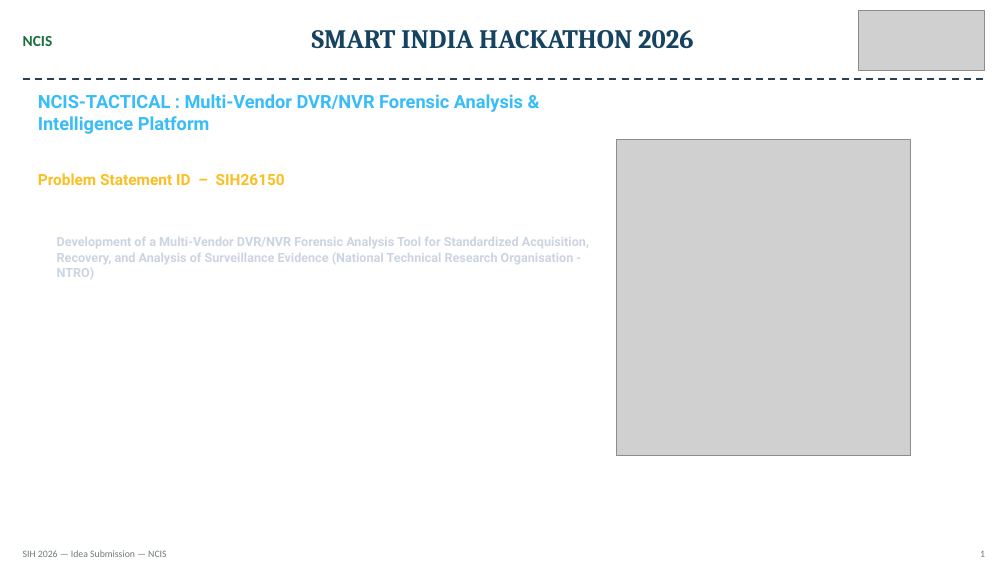
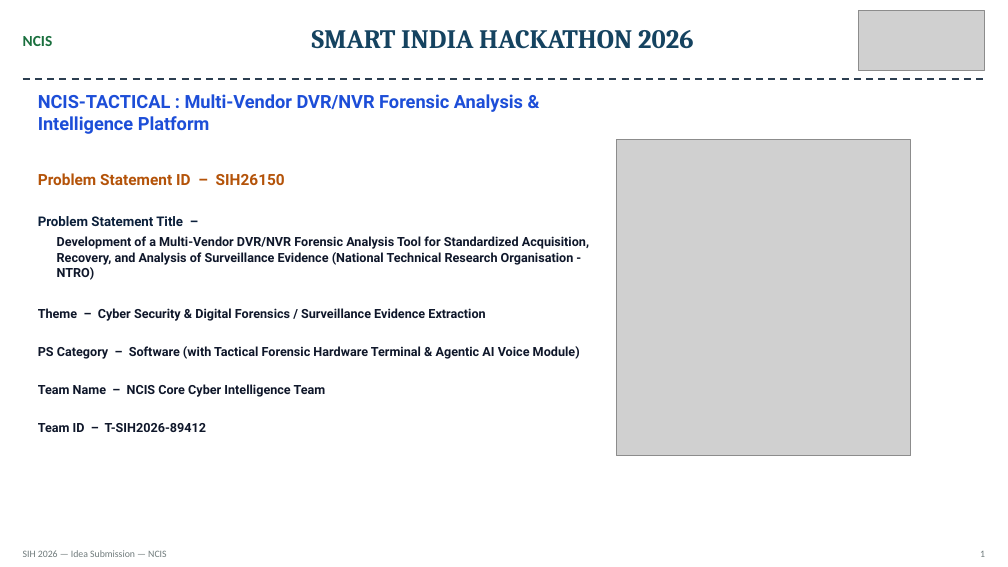
Before and after one commit to muhammedmaahir68-droid/cyber-kit, a slide deck: slide 1 of frontend/public/SIH_Ideate_Template_AAROHAN-X.pptx. Drawn at 1008x567 pixels with LibreOffice and Linux fonts; fonts in the diff are those of the drawing; grey boxes stand for pictures. Boxes give left, top, right and bottom in pixels: in the first picture for what was removed or moved away, otherwise in the second. Text is boxed around its words. In the diff, an @@ line names an element or a change of style, - is before the commit and + after.

```diff
--- a/frontend/public/SIH_Ideate_Template_AAROHAN-X.pptx
+++ b/frontend/public/SIH_Ideate_Template_AAROHAN-X.pptx
@@ text "NCIS-TACTICAL : Multi-Vendor DVR/NVR Forensic ..." at [38, 94, 523, 134]: text colour #38BDF8 to #1D4ED8 @@
@@ text "Problem Statement ID – SIH26150" at [38, 173, 285, 185]: text colour #FBBF24 to #B45309 @@
@@ text added at [38, 216, 183, 226], 9.5 pt, text #0B1F3A, bold @@
+Problem Statement Title –
@@ text "Development of a Multi-Vendor DVR/NVR ..." at [57, 236, 589, 280]: text colour #CBD5E1 to #0F172A @@
@@ text added at [38, 308, 485, 321], 9 pt, text #0F172A, bold @@
+Theme – Cyber Security & Digital Forensics / Surveillance Evidence Extraction
@@ text added at [38, 346, 580, 359], 9 pt, text #0F172A, bold @@
+PS Category – Software (with Tactical Forensic Hardware Terminal & Agentic AI Voice Module)
@@ text added at [38, 384, 326, 397], 9 pt, text #0F172A, bold @@
+Team Name – NCIS Core Cyber Intelligence Team
@@ text added at [38, 423, 206, 432], 9 pt, text #0F172A, bold @@
+Team ID – T-SIH2026-89412
```
Also in this commit, not shown: 2 other slides changed, 22 other files.
